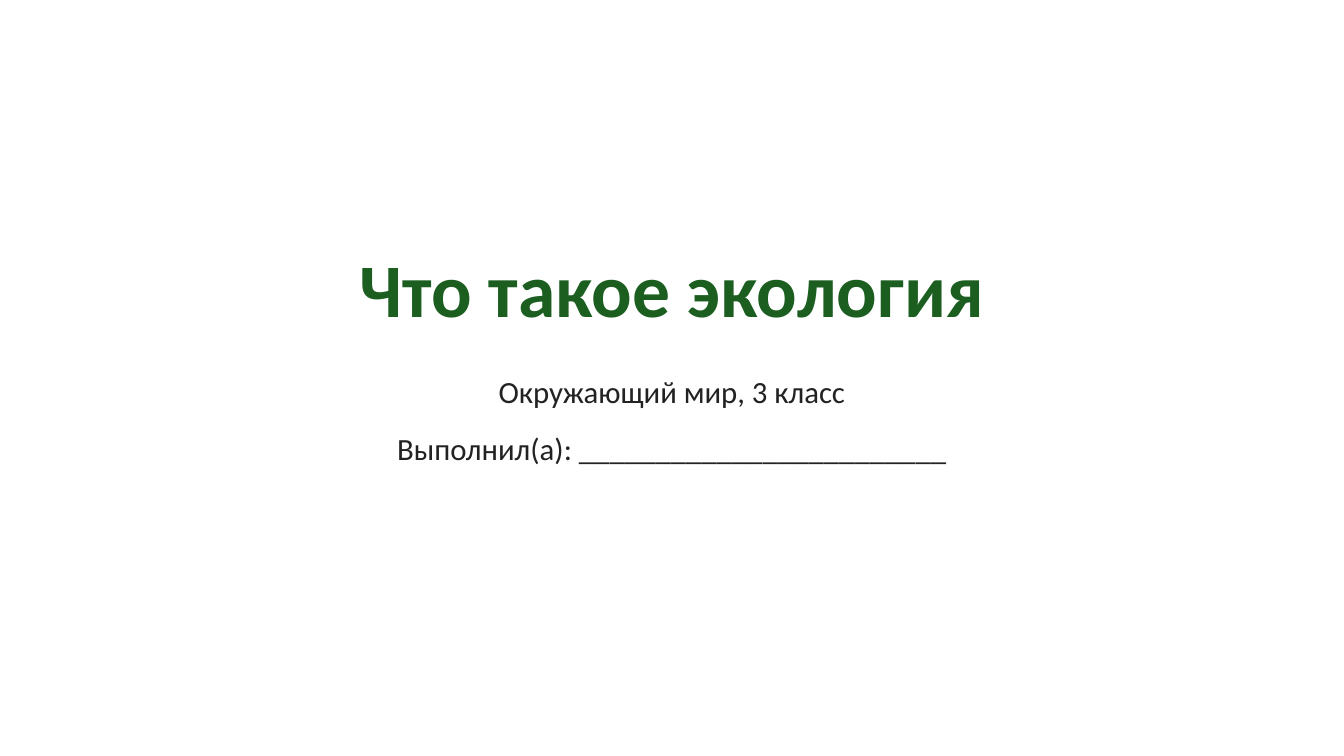
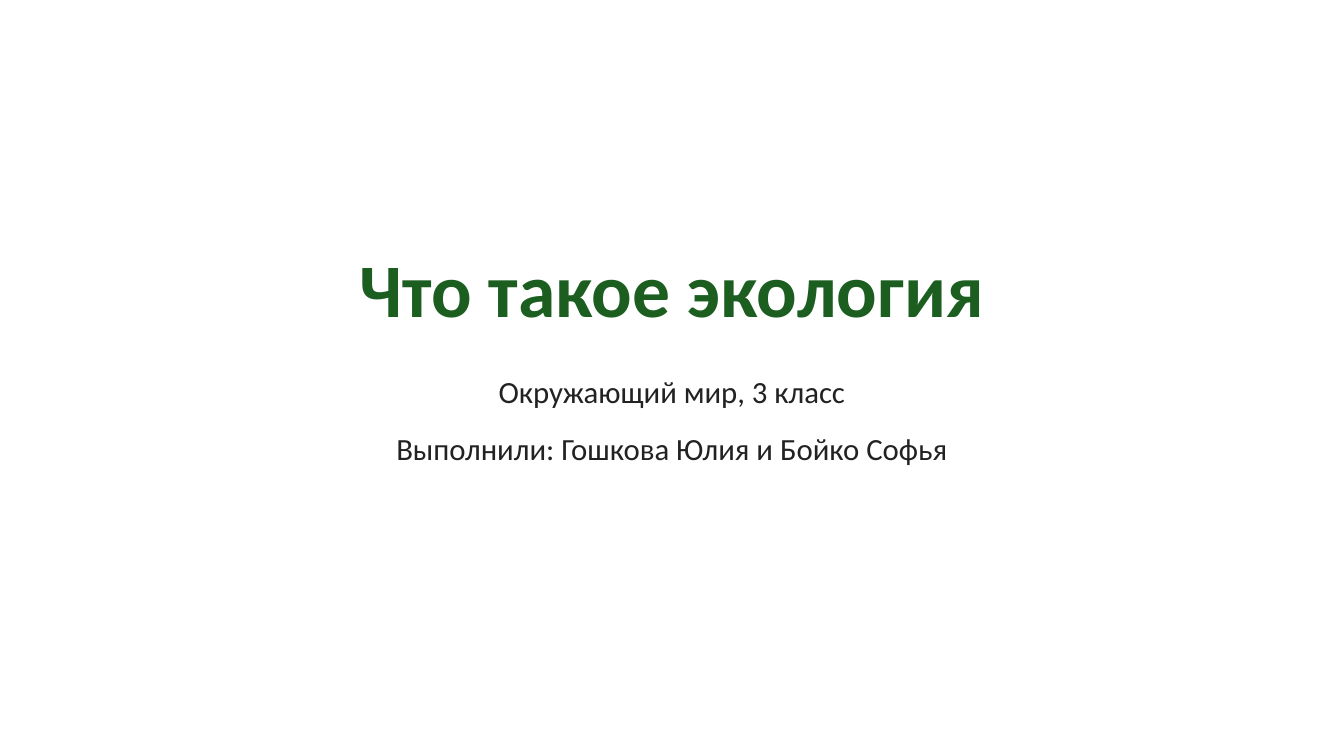
Before and after one commit to mm88vin11/Ozon-Profit, a slide deck: slide 1 of Что такое экология.pptx. Drawn at 1344x756 pixels with LibreOffice and Linux fonts; fonts in the diff are those of the drawing; background and template pictures are left out. Boxes give left, top, right and bottom in pixels: in the first picture for what was removed or moved away, otherwise in the second. Text is boxed around its words. In the diff, an @@ line names an element or a change of style, - is before the commit and + after.

```diff
--- a/Что такое экология.pptx
+++ b/Что такое экология.pptx
@@ text at [396, 439, 947, 465]: text changed @@
-Выполнил(а): ________________________
+Выполнили: Гошкова Юлия и Бойко Софья
```
Also in this commit, not shown: 7 other slides changed.
